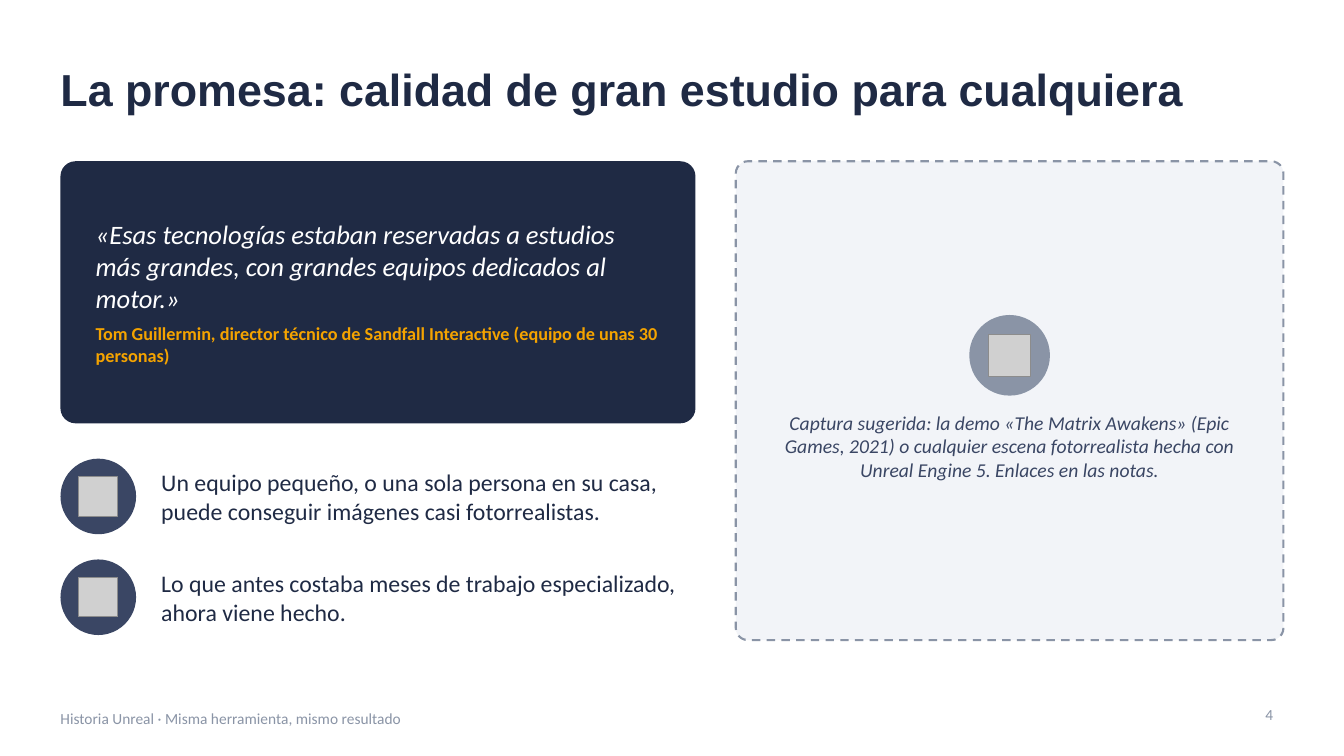
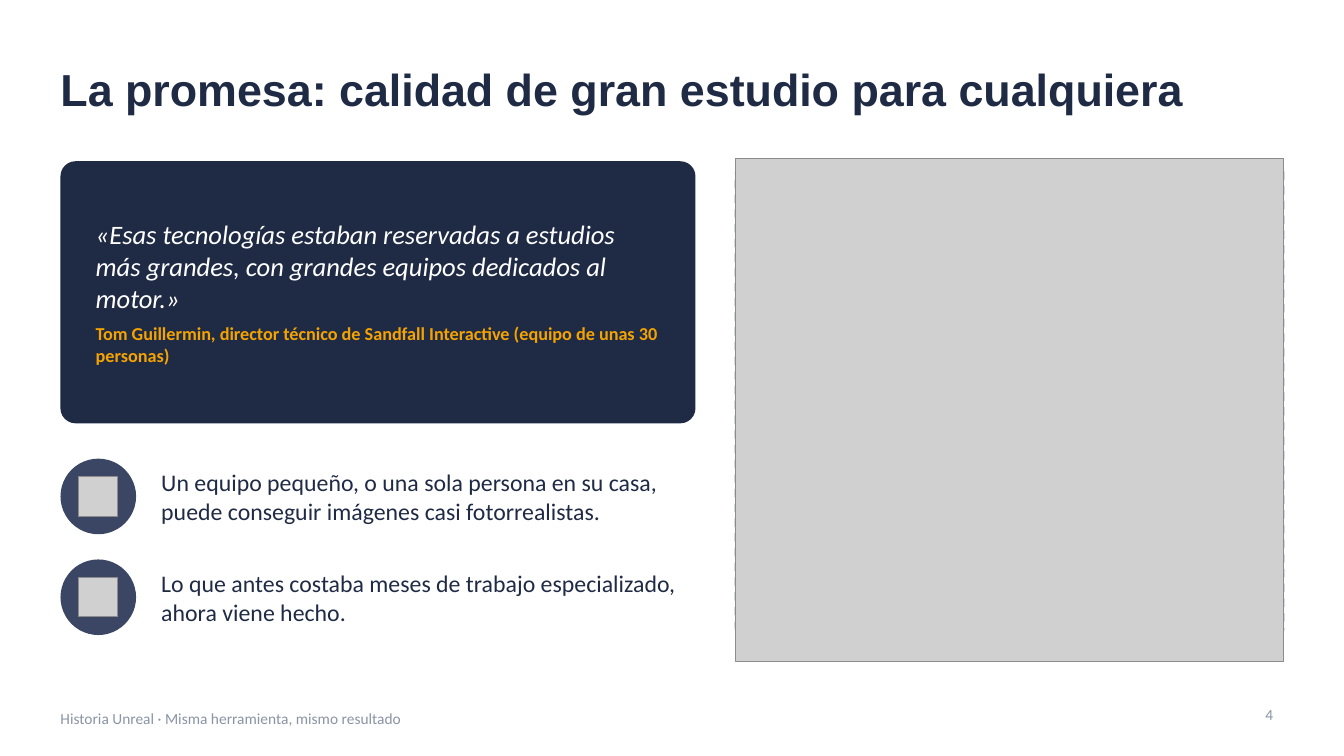
Before and after one commit to jjnieto/creatividad-ofimatica-ia, a slide deck: slide 4 of diapositivas/historia_unreal.pptx. Drawn at 1344x756 pixels with LibreOffice and Linux fonts; fonts in the diff are those of the drawing; grey boxes stand for pictures. Boxes give left, top, right and bottom in pixels: in the first picture for what was removed or moved away, otherwise in the second. Text is boxed around its words. In the diff, an @@ line names an element or a change of style, - is before the commit and + after.

```diff
--- a/diapositivas/historia_unreal.pptx
+++ b/diapositivas/historia_unreal.pptx
@@ picture added at [736,159,1284,662] @@
@@ ellipse removed at [970,315,1051,395] @@
@@ picture removed at [989,335,1031,377] @@
@@ text removed at [785,416,1234,481] @@
-Captura sugerida: la demo «The Matrix Awakens» (Epic Games, 2021) o cualquier escena fotorrealista hecha con Unreal Engine 5. Enlaces en las notas.
```
Also in this commit, not shown: 3 other slides changed.
